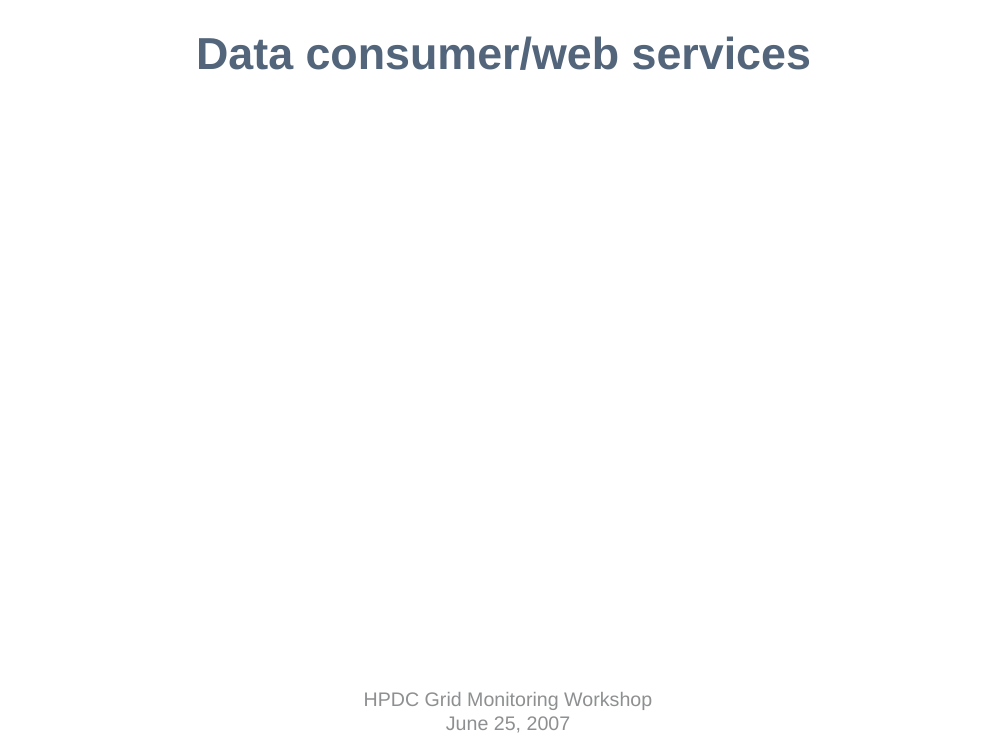
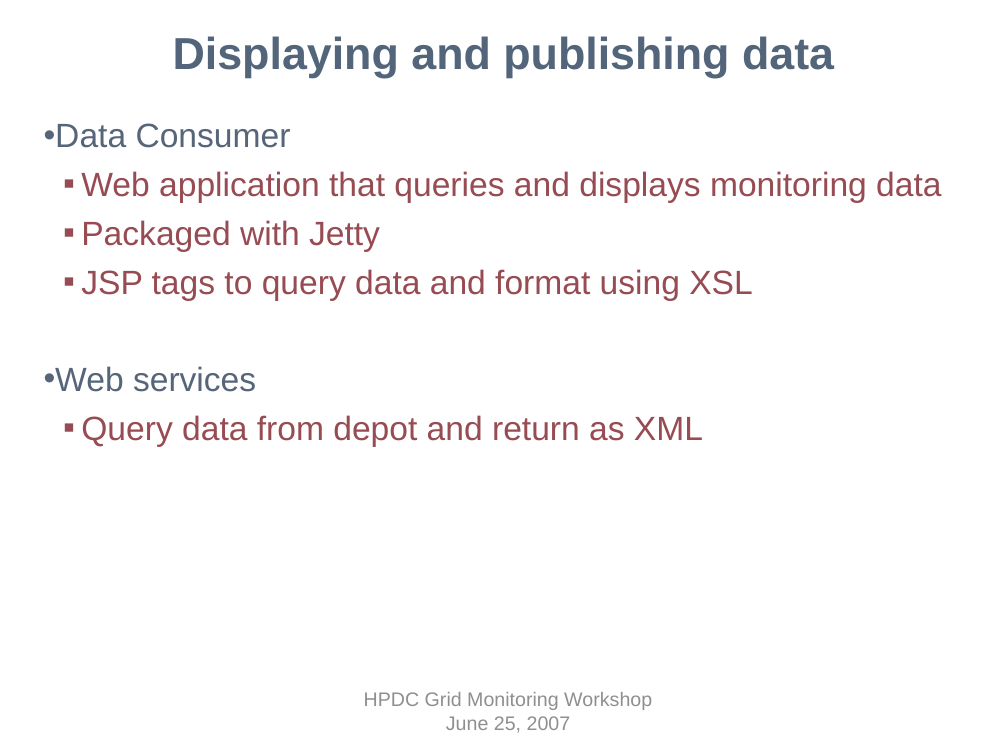
Before and after one commit to IncaProject/inca-xsede, a slide deck: slide 13 of talks/inca-gmw07.ppt (slide 11 before the commit). Drawn at 1008x756 pixels with LibreOffice and Linux fonts; fonts in the diff are those of the drawing; background and template pictures are left out. Boxes give left, top, right and bottom in pixels: in the first picture for what was removed or moved away, otherwise in the second. Text is boxed around its words. In the diff, an @@ line names an element or a change of style, - is before the commit and + after.

```diff
--- a/talks/inca-gmw07.ppt
+++ b/talks/inca-gmw07.ppt
@@ title at (173, 36, 834, 78): text changed @@
-Data consumer/web services
+Displaying and publishing data
@@ text added at (44, 123, 941, 447), 24 pt, text #974B52 @@
+• Data Consumer
+  ▪ Web application that queries and displays monitoring data
+  ▪ Packaged with Jetty
+  ▪ JSP tags to query data and format using XSL
+• Web services
+  ▪ Query data from depot and return as XML
```
Also in this commit, not shown: 2 other slides changed, 9 slides added, 5 slides removed.
